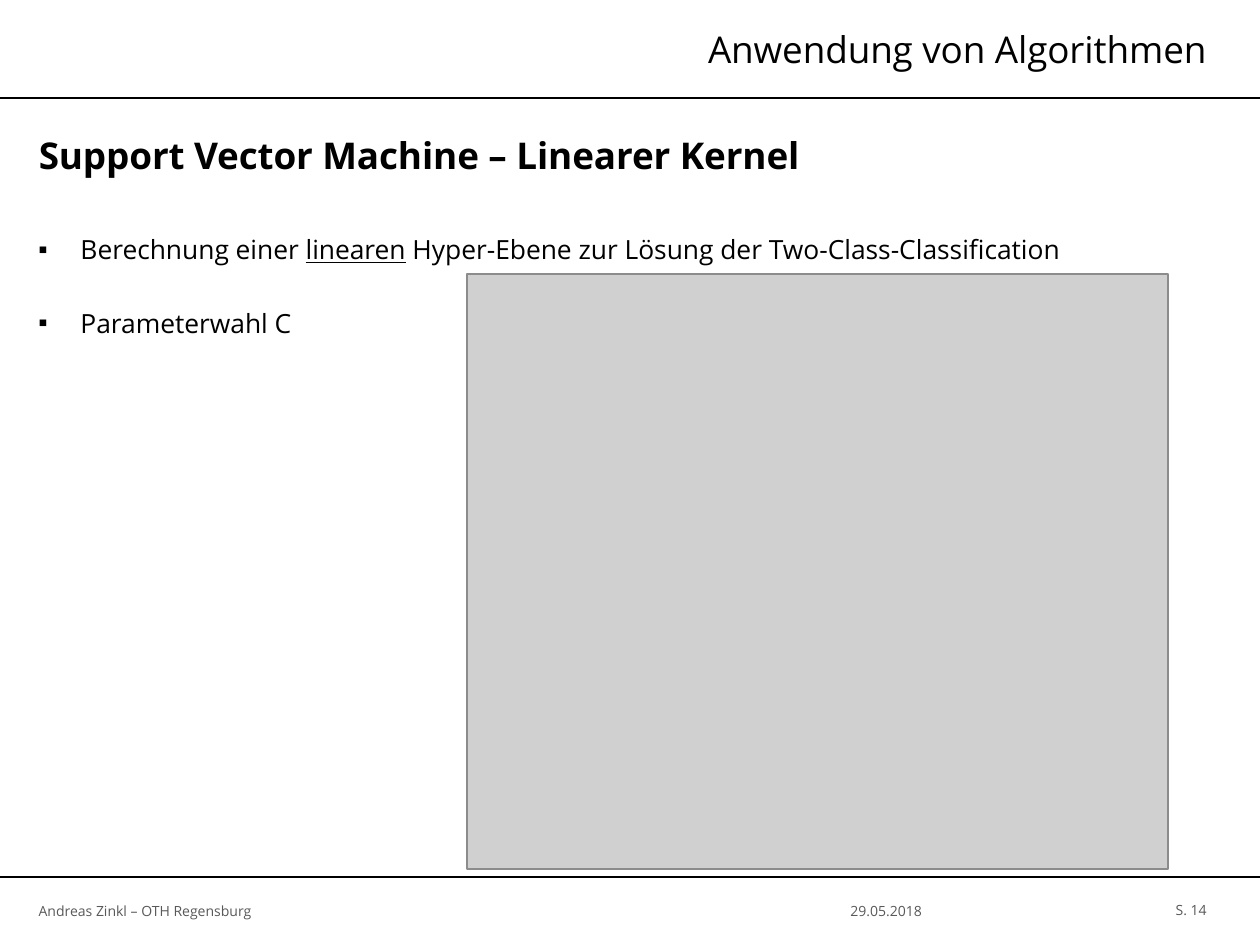
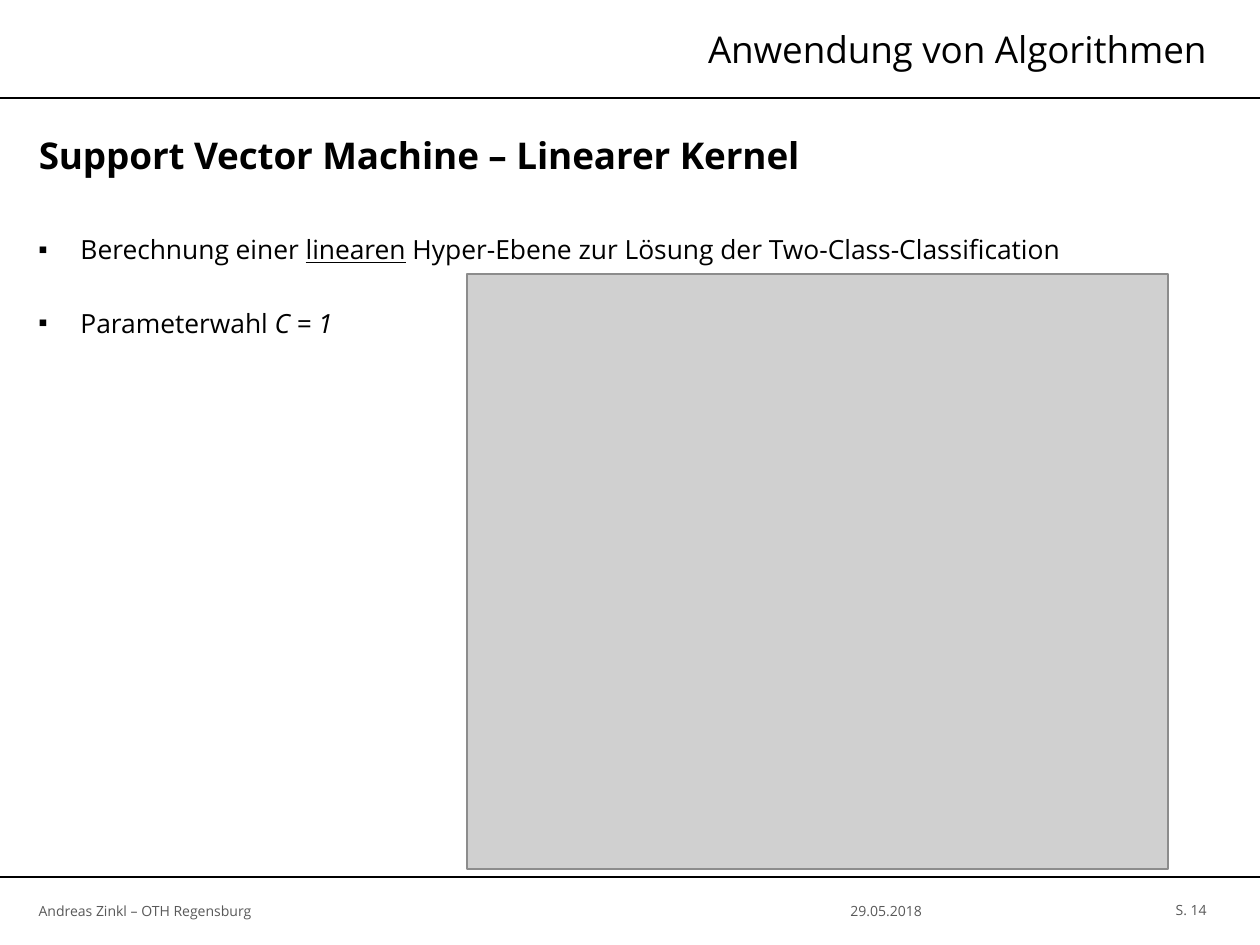
Before and after one commit to zinklandi/Autism_Classification_Paper, a slide deck: slide 14 of IML-Praesentation.pptx. Drawn at 1260x945 pixels with LibreOffice and Linux fonts; fonts in the diff are those of the drawing; grey boxes stand for pictures; background and template pictures are left out. Boxes give left, top, right and bottom in pixels: in the first picture for what was removed or moved away, otherwise in the second. Text is boxed around its words. In the diff, an @@ line names an element or a change of style, - is before the commit and + after.

```diff
--- a/IML-Praesentation.pptx
+++ b/IML-Praesentation.pptx
@@ text at (80,313,333,334): text changed @@
-▪ Parameterwahl C
+▪ Parameterwahl C = 1
```
Also in this commit, not shown: 6 other slides changed, 12 other files.
